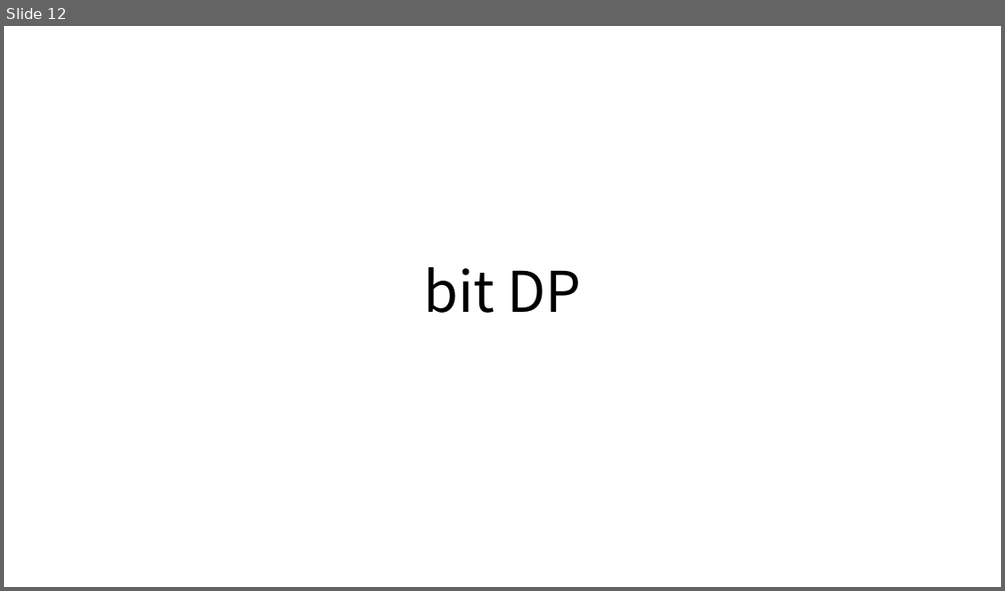
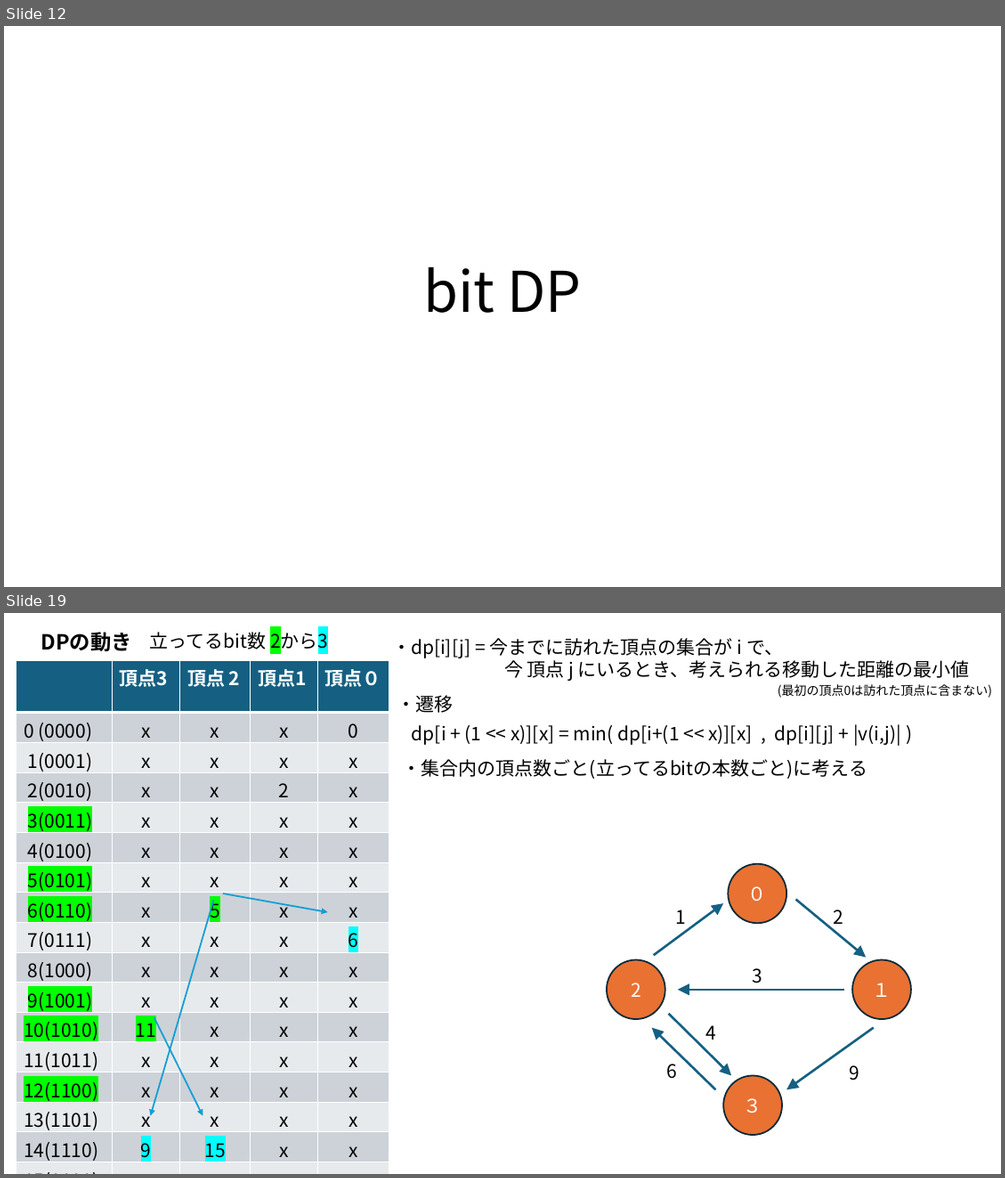
Before and after one commit to triC-tmu/workshop_2024, a slide deck: 20240331_bit全探索_bitDP/bit全探索_bitDP.pptx. Shown one above the other, each under a label of ours: slide 12 before the commit, slides 12 and 19 after it; the slides between them are not shown. The pictures are 1005x591 and 1005x1178 pixels, drawn with LibreOffice and Linux fonts; fonts in the diff are those of the drawing. Boxes give left, top, right and bottom in pixels: in the first picture for what was removed or moved away, otherwise in the second. Text is boxed around its words. In the diff, an @@ line names an element or a change of style, - is before the commit and + after.

Commit message:
bitDPの提出コード作成

```diff
--- a/20240331_bit全探索_bitDP/bit全探索_bitDP.pptx
+++ b/20240331_bit全探索_bitDP/bit全探索_bitDP.pptx
@@ slide 19 added at (x1=4, y1=613, x2=1001, y2=1174), background #FFFFFF @@
@@ text added at (x1=41, y1=632, x2=132, y2=651), 20 pt, text #000000, bold @@
+DPの動き
@@ text added at (x1=150, y1=629, x2=328, y2=652), 18 pt, text #000000 @@
+立ってるbit数 2から3
@@ text added at (x1=392, y1=638, x2=970, y2=681), 18 pt, text #000000 @@
+・dp[i][j] = 今までに訪れた頂点の集合が i で、
+今 頂点 j にいるとき、考えられる移動した距離の最小値
@@ table added at (x1=16, y1=660, x2=389, y2=1168), 17 rows, 5 columns @@
+ | 頂点3 | 頂点 2 | 頂点1 | 頂点０
+0 (0000) | x | x | x | 0
+1(0001) | x | x | x | x
+2(0010) | x | x | 2 | x
+3(0011) | x | x | x | x
+4(0100) | x | x | x | x
+5(0101) | x | x | x | x
+6(0110) | x | 5 | x | x
+7(0111) | x | x | x | 6
+8(1000) | x | x | x | x
+9(1001) | x | x | x | x
+10(1010) | 11 | x | x | x
+11(1011) | x | x | x | x
+12(1100) | x | x | x | x
+13(1101) | x | x | x | x
+14(1110) | 9 | 15 | x | x
+15(1111) | x | x | x | x
@@ text added at (x1=777, y1=684, x2=992, y2=698), 12 pt, text #000000 @@
+(最初の頂点0は訪れた頂点に含まない)
@@ text added at (x1=396, y1=695, x2=453, y2=713), 18 pt, text #000000 @@
+・遷移
@@ text added at (x1=412, y1=724, x2=901, y2=745), 18 pt, text #000000 @@
+dp[i + (1 << x)][x] = min( dp[i+(1 << x)][x] , dp[i][j] + |v(i,j)| )
@@ text added at (x1=403, y1=759, x2=867, y2=779), 18 pt, text #000000 @@
+・集合内の頂点数ごと(立ってるbitの本数ごと)に考える
@@ ellipse added at (x1=728, y1=863, x2=786, y2=923), fill #E97132, outline #092A39 1.5 pt, 18 pt, text #FFFFFF @@
+０
@@ arrow added from (213, 900) to (151, 1116), #0F9ED5 1.5 pt @@
@@ arrow added from (223, 893) to (328, 912), #0F9ED5 1.5 pt @@
@@ arrow added from (654, 955) to (723, 903), #156082 2.25 pt @@
@@ arrow added from (796, 900) to (866, 957), #156082 2.25 pt @@
@@ text added at (x1=675, y1=909, x2=686, y2=924), 18 pt, text #000000 @@
+1
@@ text added at (x1=833, y1=909, x2=843, y2=924), 18 pt, text #000000 @@
+2
@@ ellipse added at (x1=607, y1=960, x2=665, y2=1019), fill #E97132, outline #092A39 1.5 pt, 18 pt, text #FFFFFF @@
+2
@@ text added at (x1=752, y1=968, x2=762, y2=983), 18 pt, text #000000 @@
+3
@@ ellipse added at (x1=853, y1=960, x2=911, y2=1019), fill #E97132, outline #092A39 1.5 pt, 18 pt, text #FFFFFF @@
+１
@@ arrow added from (844, 989) to (678, 989), #156082 2.25 pt @@
@@ arrow added from (154, 1018) to (202, 1116), #0F9ED5 1.5 pt @@
@@ arrow added from (716, 1089) to (652, 1027), #156082 2.25 pt @@
@@ arrow added from (669, 1013) to (732, 1075), #156082 2.25 pt @@
@@ text added at (x1=705, y1=1025, x2=716, y2=1039), 18 pt, text #000000 @@
+4
@@ arrow added from (874, 1027) to (787, 1089), #156082 2.25 pt @@
@@ text added at (x1=667, y1=1063, x2=678, y2=1078), 18 pt, text #000000 @@
+6
@@ text added at (x1=850, y1=1065, x2=860, y2=1080), 18 pt, text #000000 @@
+9
@@ ellipse added at (x1=723, y1=1075, x2=782, y2=1135), fill #E97132, outline #092A39 1.5 pt, 18 pt, text #FFFFFF @@
+３
```
Also in this commit, not shown: 8 other slides added, 3 other files.
